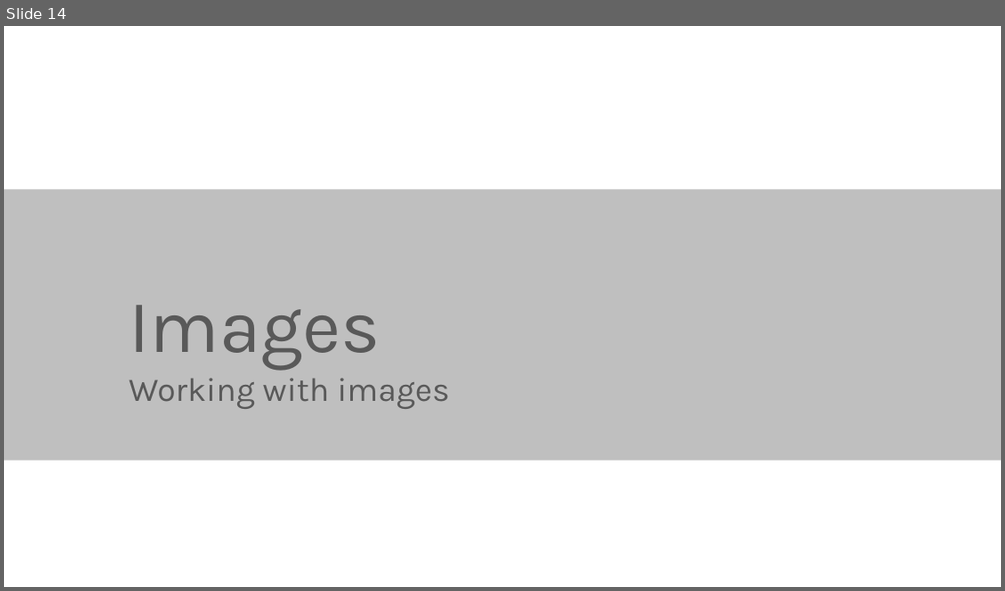
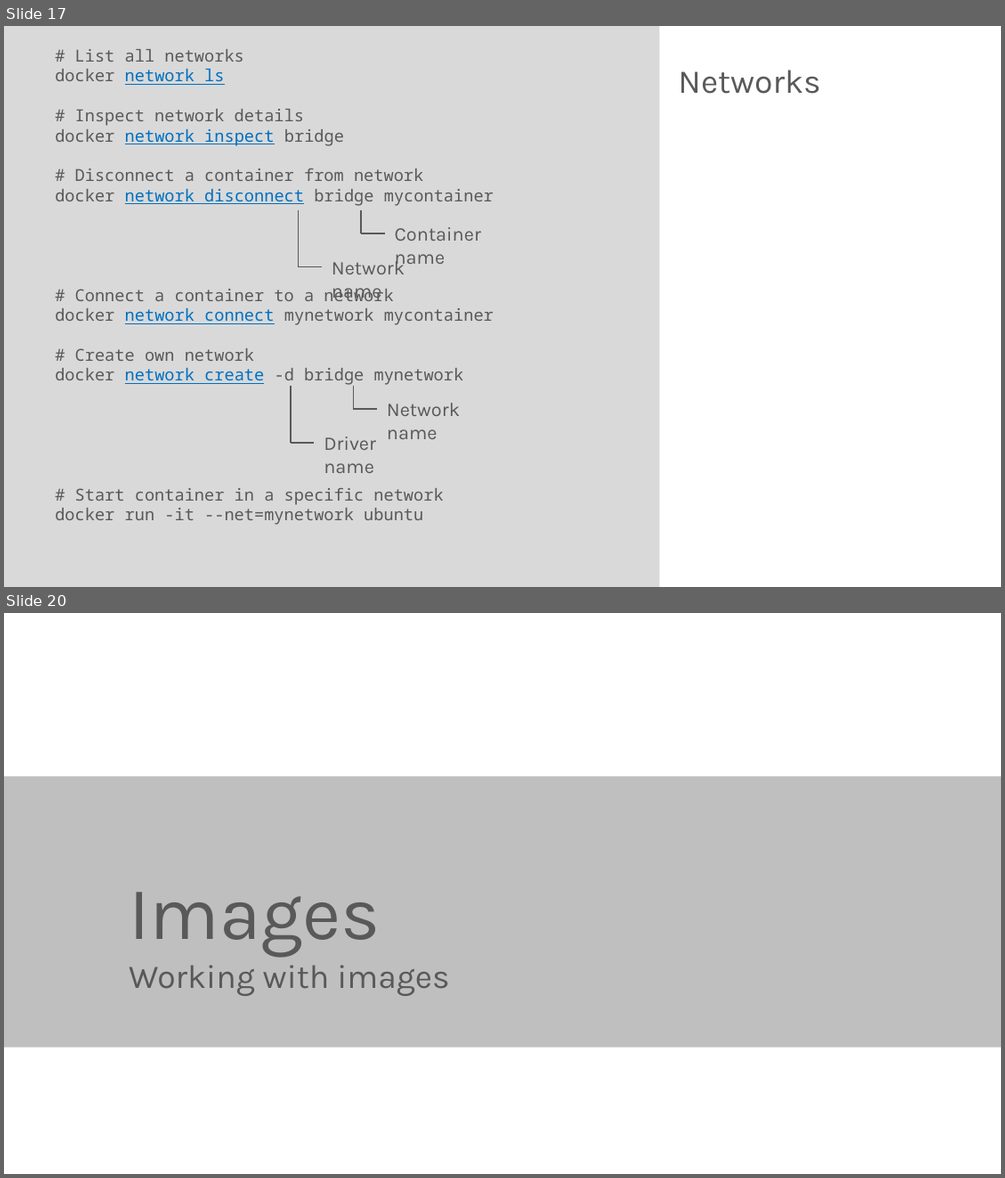
Before and after one commit to rstropek/DockerVS2015Intro, a slide deck: slides/Docker-Workshop.pptx. Shown one above the other, each under a label of ours: slide 14 before the commit, slides 17 and 20 after it; the slides between them are not shown. The pictures are 1005x591 and 1005x1178 pixels, drawn with LibreOffice and Linux fonts; fonts in the diff are those of the drawing. Boxes give left, top, right and bottom in pixels: in the first picture for what was removed or moved away, otherwise in the second. Text is boxed around its words. In the diff, an @@ line names an element or a change of style, - is before the commit and + after.

Commit message:
Enhance Docker slides

```diff
--- a/slides/Docker-Workshop.pptx
+++ b/slides/Docker-Workshop.pptx
@@ slide 17 added at (4, 26, 1001, 587), background #FFFFFF @@
@@ rectangle added at (4, 26, 659, 586), fill #D9D9D9 @@
@@ text added at (55, 49, 494, 524), 12 pt, text #595959 @@
+# List all networks
+docker network ls
+# Inspect network details
+docker network inspect bridge
+# Disconnect a container from network
+docker network disconnect bridge mycontainer
+# Connect a container to a network
+docker network connect mynetwork mycontainer
+# Create own network
+docker network create -d bridge mynetwork
+# Start container in a specific network
+docker run -it --net=mynetwork ubuntu
@@ title added at (678, 70, 820, 94), 24 pt, text #595959 @@
+Networks
@@ line added from (298, 209) to (298, 267), #595959 1 pt @@
@@ line added from (361, 209) to (361, 233), #595959 1 pt @@
@@ line added from (361, 233) to (385, 233), #595959 1 pt @@
@@ text added at (395, 227, 481, 269), 14 pt, text #595959 @@
+Container name
@@ text added at (332, 257, 404, 301), 14 pt, text #595959 @@
+Network name
@@ line added from (298, 267) to (322, 267), #595959 1 pt @@
@@ line added from (290, 386) to (290, 443), #595959 1 pt @@
@@ line added from (353, 386) to (353, 409), #595959 1 pt @@
@@ line added from (353, 409) to (377, 409), #595959 1 pt @@
@@ text added at (387, 402, 460, 416), 14 pt, text #595959 @@
+Network name
@@ line added from (290, 443) to (314, 443), #595959 1 pt @@
@@ text added at (324, 429, 437, 450), 14 pt, text #595959 @@
+Driver name
@@ what was slide 14 is now slide 20 @@
```
Also in this commit, not shown: 2 slides changed, 5 other slides added.
